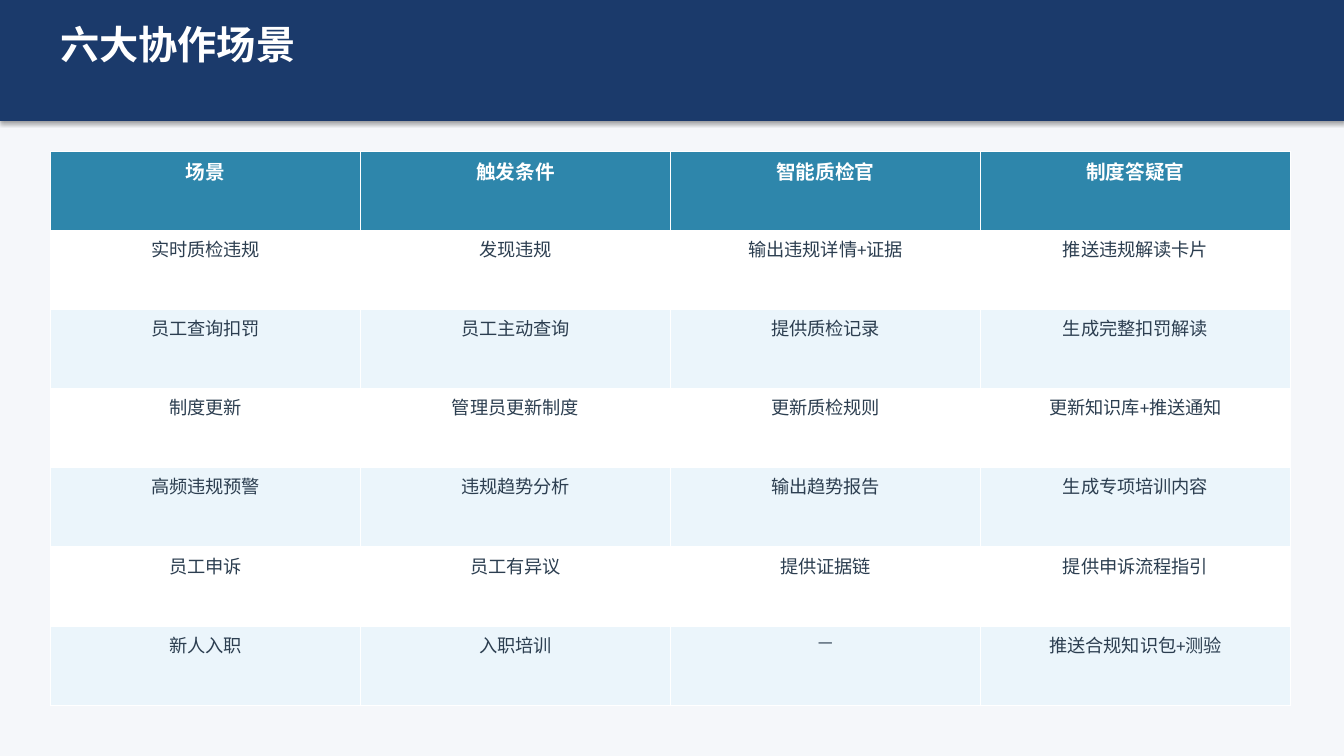
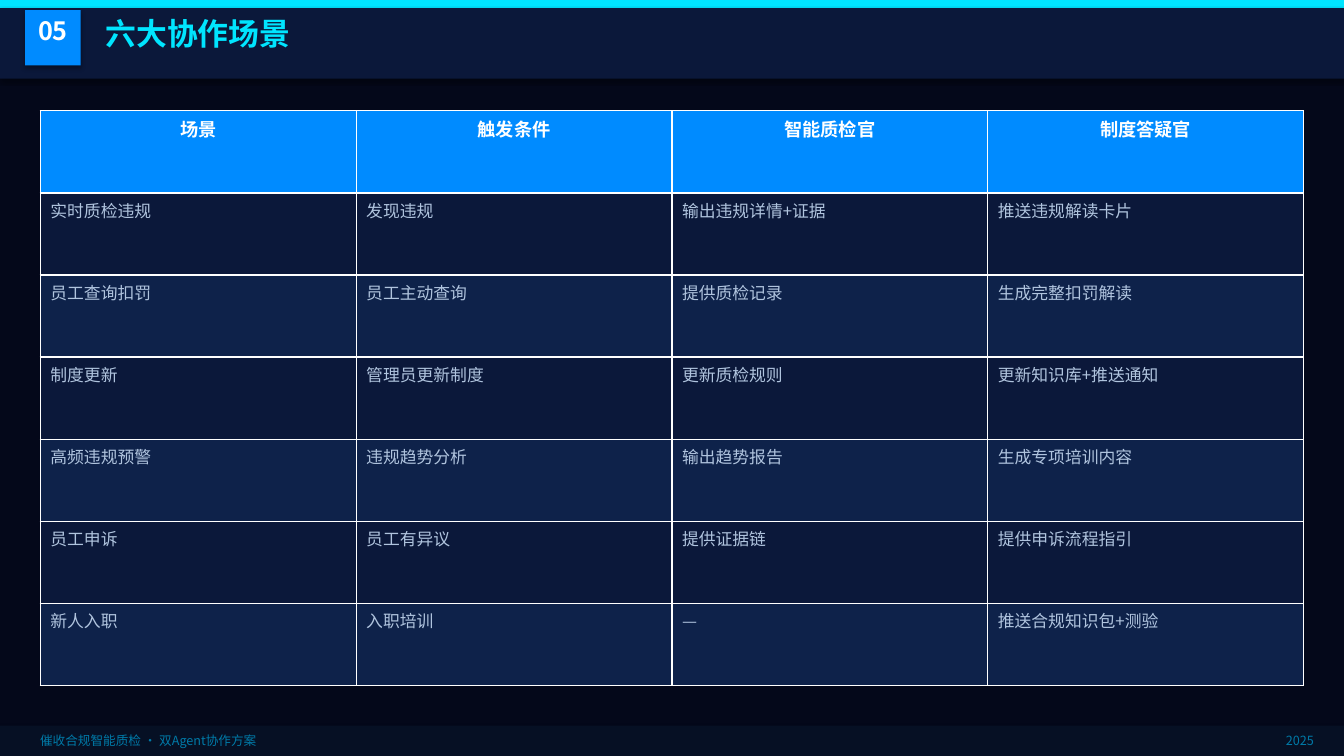
Before and after one commit to pengzhong200722-hue/DocBabel, a slide deck: slide 17 of docs/催收合规智能质检方案_双Agent协作体系.pptx. Drawn at 1344x756 pixels with LibreOffice and Linux fonts; fonts in the diff are those of the drawing. Boxes give left, top, right and bottom in pixels: in the first picture for what was removed or moved away, otherwise in the second. Text is boxed around its words. In the diff, an @@ line names an element or a change of style, - is before the commit and + after.

```diff
--- a/docs/催收合规智能质检方案_双Agent协作体系.pptx
+++ b/docs/催收合规智能质检方案_双Agent协作体系.pptx
@@ background #F5F7FA to #04081A @@
@@ rectangle resized from (x1=0, y1=0, x2=1344, y2=121) to (x1=0, y1=0, x2=1344, y2=8) @@
@@ rectangle at (x1=0, y1=0, x2=1344, y2=8): fill #1B3A6B to #00E5FF @@
@@ rectangle added at (x1=0, y1=8, x2=1344, y2=79), fill #0B183A @@
@@ rectangle added at (x1=25, y1=10, x2=81, y2=66), fill #008BFF @@
@@ text added at (x1=38, y1=21, x2=68, y2=41), 18 pt, text #FFFFFF, bold @@
+05
@@ text "六大协作场景" moved from (x1=60, y1=25, x2=295, y2=63) to (x1=106, y1=19, x2=291, y2=48) @@
@@ text "六大协作场景" at (x1=106, y1=19, x2=291, y2=48): size 28 to 22 pt, font Calibri to Noto Sans CJK SC, text colour #FFFFFF to #00E5FF @@
@@ table at (x1=40, y1=111, x2=1303, y2=686) @@
@@ fill #2E86AB to #008BFF in row 1 @@
@@ fill #FFFFFF to #0B183A in 12 cells @@
@@ fill #EBF5FB to #0E224A in 12 cells @@
@@ size 14 to 13 pt in "场景", "触发条件", "智能质检官", "制度答疑官" @@
@@ font Calibri to Noto Sans CJK SC, size 13 to 12 pt, text colour #2C3E50 to #B0C4DE @@
@@ alignment centre to left @@
@@ table resized from (x1=50, y1=151, x2=1293, y2=706) to (x1=40, y1=111, x2=1303, y2=686) @@
@@ rectangle added at (x1=0, y1=726, x2=1344, y2=756), fill #061024 @@
@@ text added at (x1=40, y1=734, x2=256, y2=748), 9 pt, text #007AA8 @@
+催收合规智能质检 · 双Agent协作方案
@@ text added at (x1=1286, y1=735, x2=1314, y2=745), 9 pt, text #007AA8 @@
+2025
```
Also in this commit, not shown: 23 other slides changed, 1 slide added, 1 slide removed.
